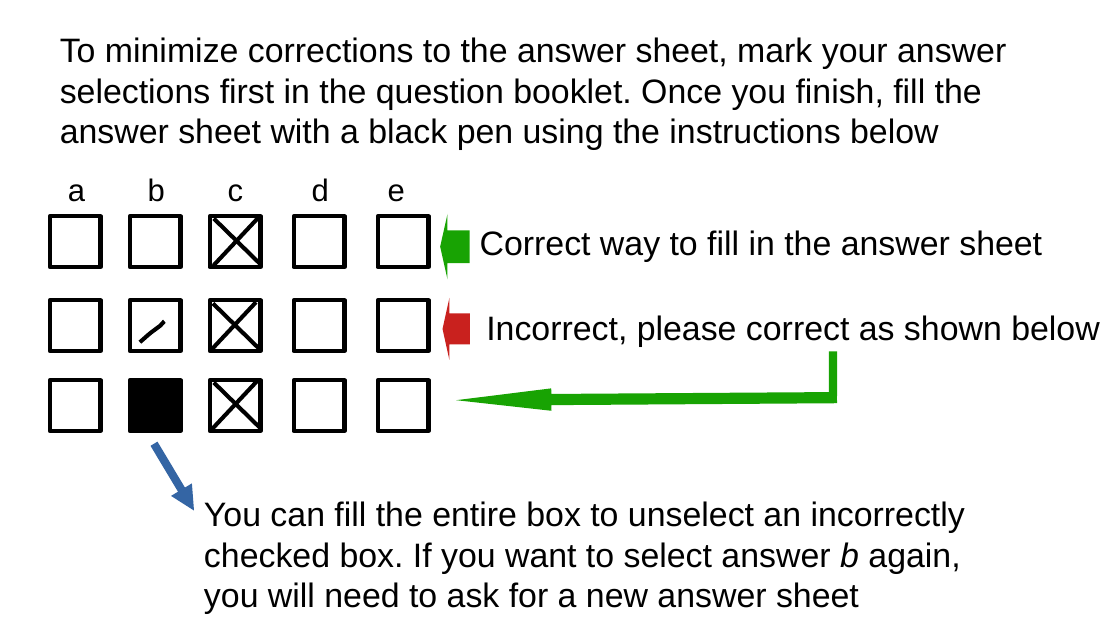
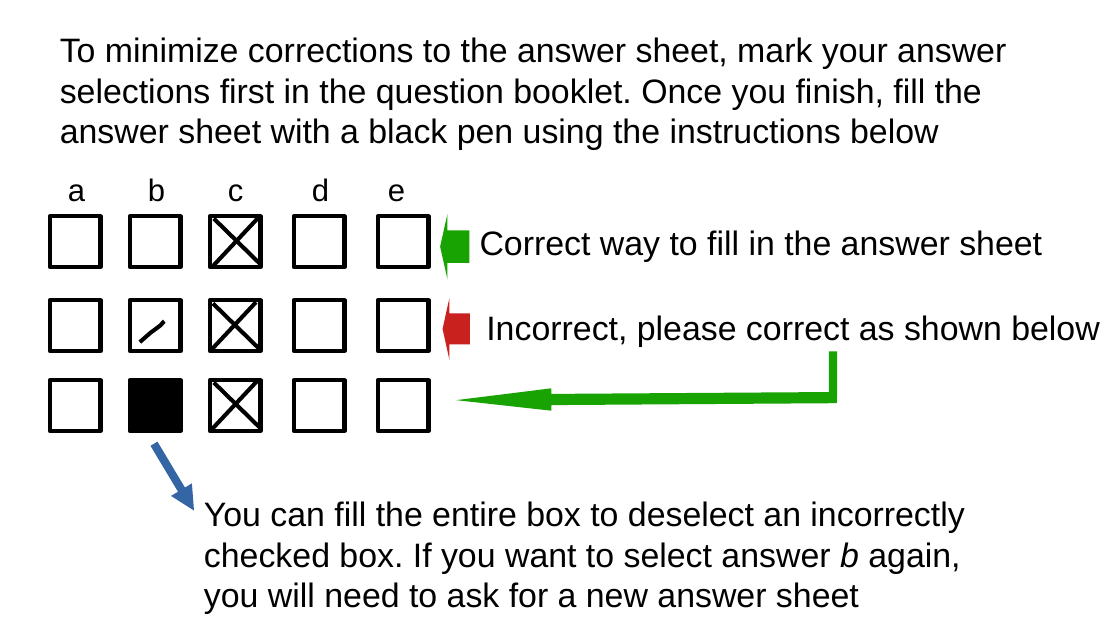
Before and after one commit to UWMAlberto-Lab/Rexams4scantron, a slide deck: slide 1 of Instructions for exam day.pptx. Drawn at 1120x630 pixels with LibreOffice and Linux fonts; fonts in the diff are those of the drawing. Boxes give left, top, right and bottom in pixels: in the first picture for what was removed or moved away, otherwise in the second. Text is boxed around its words. In the diff, an @@ line names an element or a change of style, - is before the commit and + after.

```diff
--- a/Instructions for exam day.pptx
+++ b/Instructions for exam day.pptx
@@ text at bbox=[204, 501, 964, 614]: text changed @@
-You can fill the entire box to unselect an incorrectly checked box. If you want to select answer b again, you will need to ask for a new answer sheet
+You can fill the entire box to deselect an incorrectly checked box. If you want to select answer b again, you will need to ask for a new answer sheet
```
